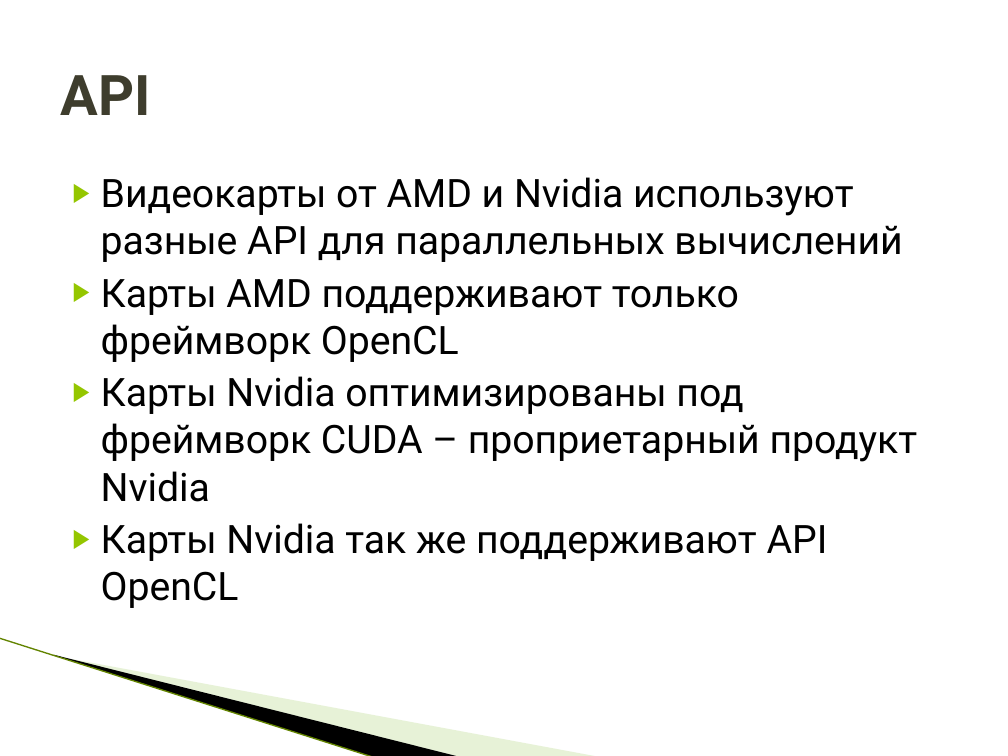
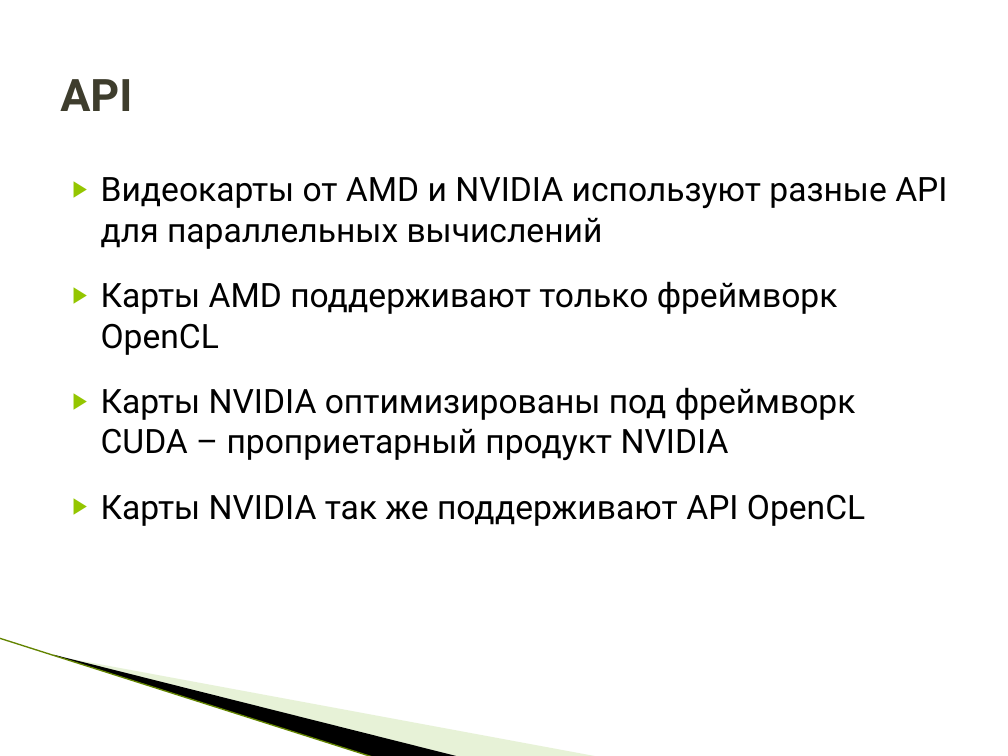
Before and after one commit to HPC-lab-ITIS/CUDA, a slide deck: slide 17 of materials/lec_0/lec_0.pptx (slide 12 before the commit). Drawn at 1008x756 pixels with LibreOffice and Linux fonts; fonts in the diff are those of the drawing; background and template pictures are left out. Boxes give left, top, right and bottom in pixels: in the first picture for what was removed or moved away, otherwise in the second. Text is boxed around its words. In the diff, an @@ line names an element or a change of style, - is before the commit and + after.

```diff
--- a/materials/lec_0/lec_0.pptx
+++ b/materials/lec_0/lec_0.pptx
@@ title "API" at box(60, 79, 132, 111): size 40 to 32 pt @@
@@ text at box(101, 177, 947, 249): text changed; size 28 to 24 pt @@
-▶ Видеокарты от AMD и Nvidia используют разные API для параллельных вычислений
+▶ Видеокарты от AMD и NVIDIA используют разные API для параллельных вычислений
@@ text at box(101, 281, 838, 355): size 28 to 24 pt in "Карты AMD поддерживают только фреймворк OpenCL"; more space between paragraphs @@
@@ text at box(101, 387, 865, 526): text changed; size 28 to 24 pt @@
-▶ Карты Nvidia оптимизированы под фреймворк CUDA – проприетарный продукт Nvidia
-▶ Карты Nvidia так же поддерживают API OpenCL
+▶ Карты NVIDIA оптимизированы под фреймворк CUDA – проприетарный продукт NVIDIA
+▶ Карты NVIDIA так же поддерживают API OpenCL
```
Also in this commit, not shown: 12 other slides changed, 10 slides added, 17 slides removed, 3 other files.
